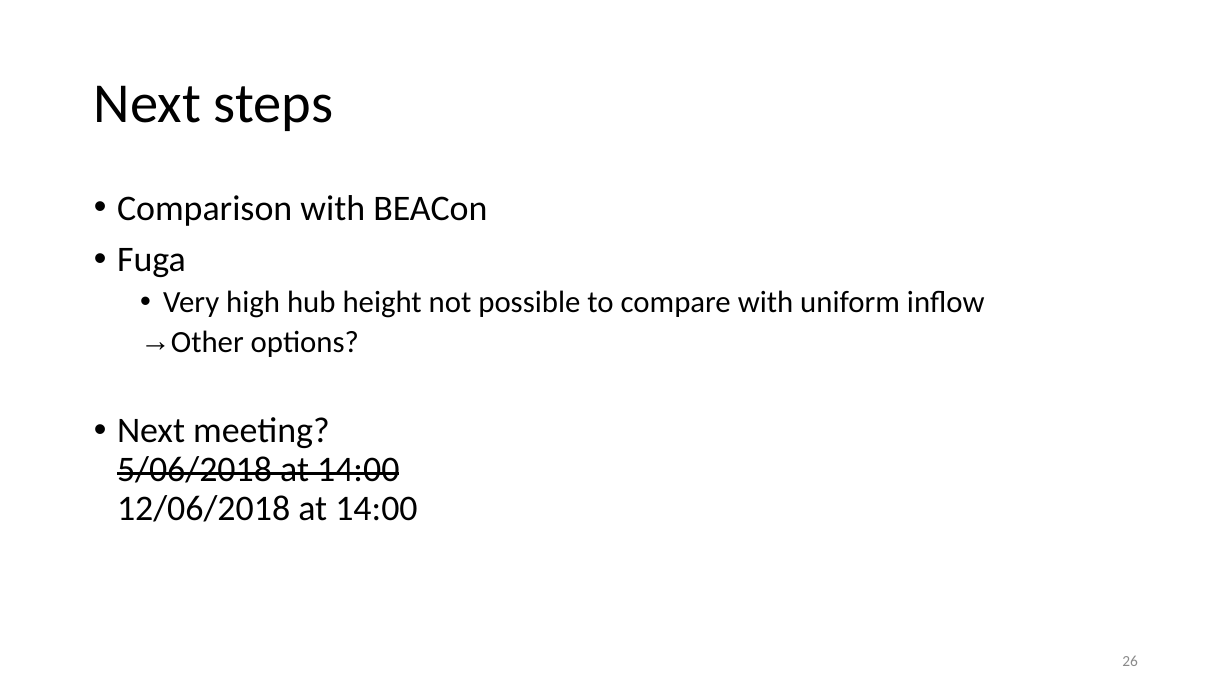
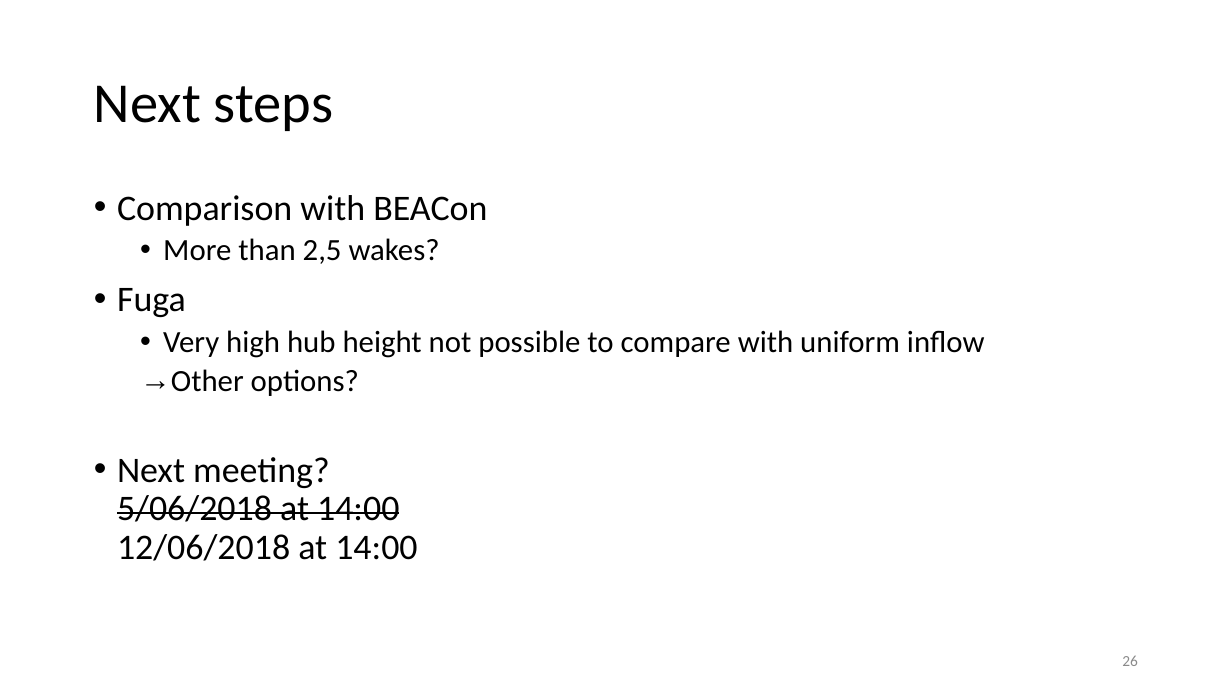
Before and after one commit to obossuyt/Thesis_Ottelien, a slide deck: slide 26 of Meetings & Official Documents/20180528_Meeting14.pptx. Drawn at 1232x693 pixels with LibreOffice and Linux fonts; fonts in the diff are those of the drawing. Boxes give left, top, right and bottom in pixels: in the first picture for what was removed or moved away, otherwise in the second. Text is boxed around its words. In the diff, an @@ line names an element or a change of style, - is before the commit and + after.

```diff
--- a/Meetings & Official Documents/20180528_Meeting14.pptx
+++ b/Meetings & Official Documents/20180528_Meeting14.pptx
@@ text at box(163, 238, 440, 264): paragraph added @@
+  • More than 2,5 wakes?
```
Also in this commit, not shown: 1 other slide changed, 2 other files.
